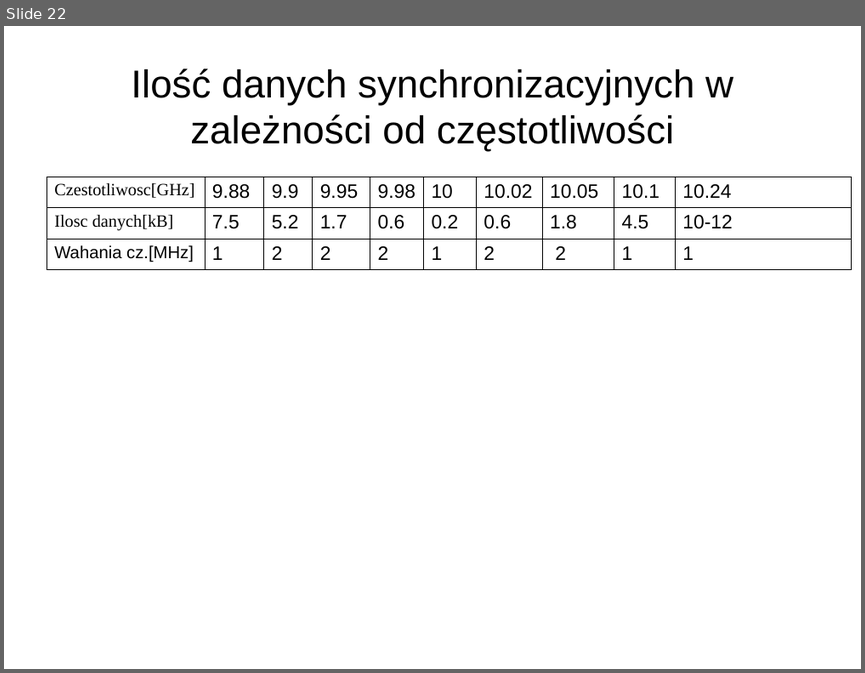
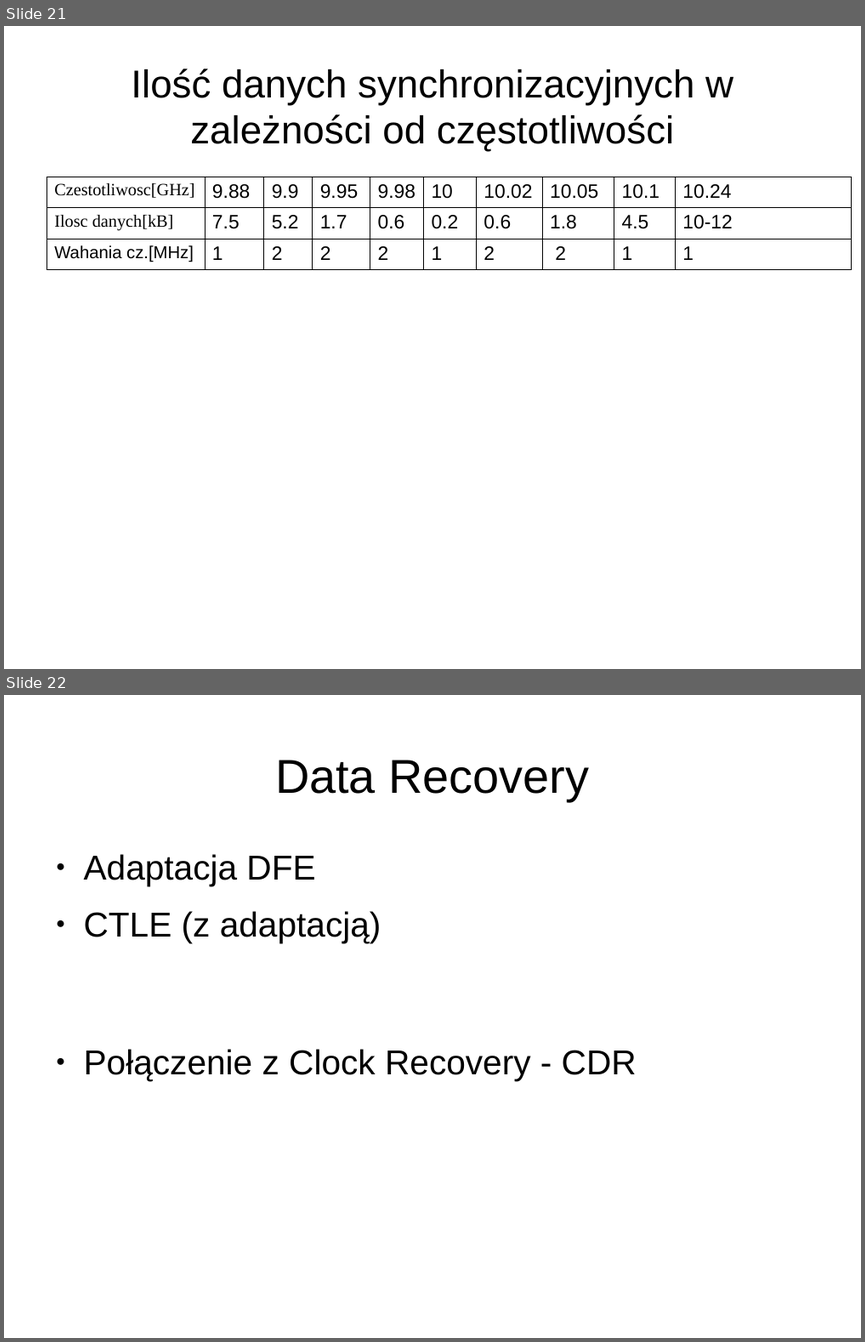
Before and after one commit to joannabp/ProjektSynopsys, a slide deck: Untitled 1.odp. Shown one above the other, each under a label of ours: slide 22 before the commit, slides 21 and 22 after it. The pictures are 865x673 and 865x1342 pixels, drawn with LibreOffice and Linux fonts; fonts in the diff are those of the drawing. Boxes give left, top, right and bottom in pixels: in the first picture for what was removed or moved away, otherwise in the second. Text is boxed around its words. In the diff, an @@ line names an element or a change of style, - is before the commit and + after.

```diff
--- a/Untitled 1.odp
+++ b/Untitled 1.odp
@@ slide 22 added at <box>4,695,861,1338</box>, background #FFFFFF @@
@@ title added at <box>275,760,589,801</box>, 44 pt, text #000000 @@
+Data Recovery
@@ text added at <box>84,854,381,943</box>, 32 pt, text #000000 @@
+● Adaptacja DFE
+● CTLE (z adaptacją)
@@ text added at <box>84,1049,636,1081</box>, 32 pt, text #000000 @@
+● Połączenie z Clock Recovery - CDR
@@ what was slide 22 is now slide 21 @@
```
Also in this commit, not shown: 3 slides changed, 18 other slides added.
